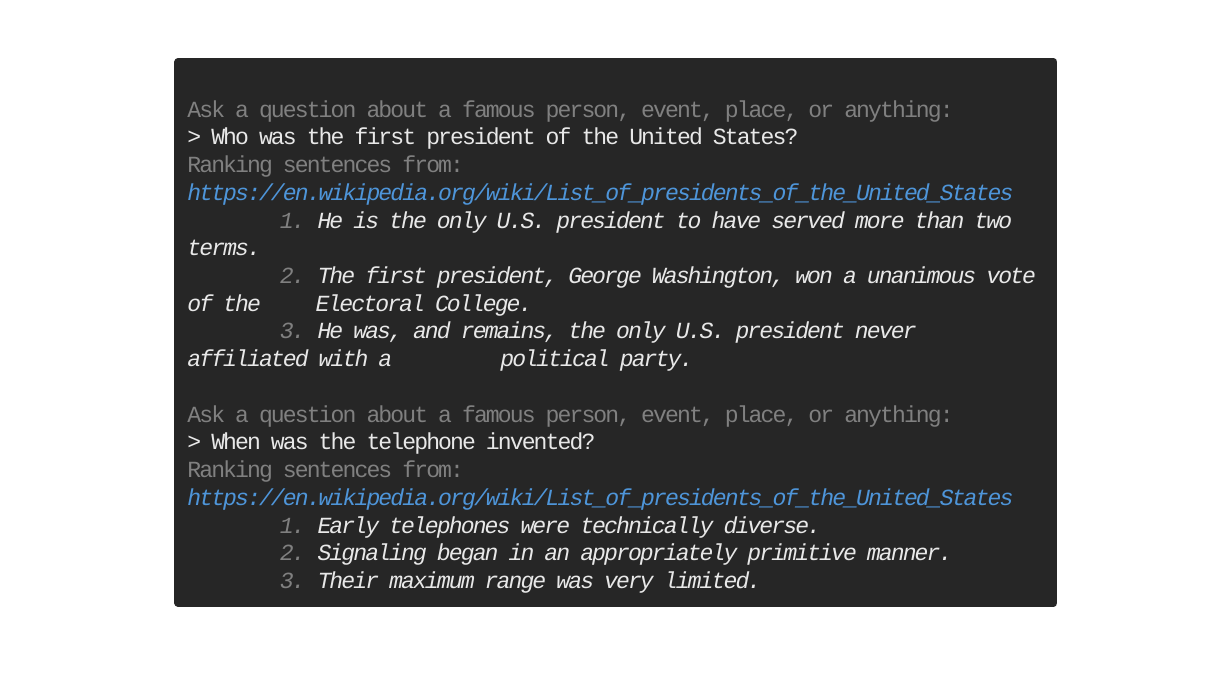
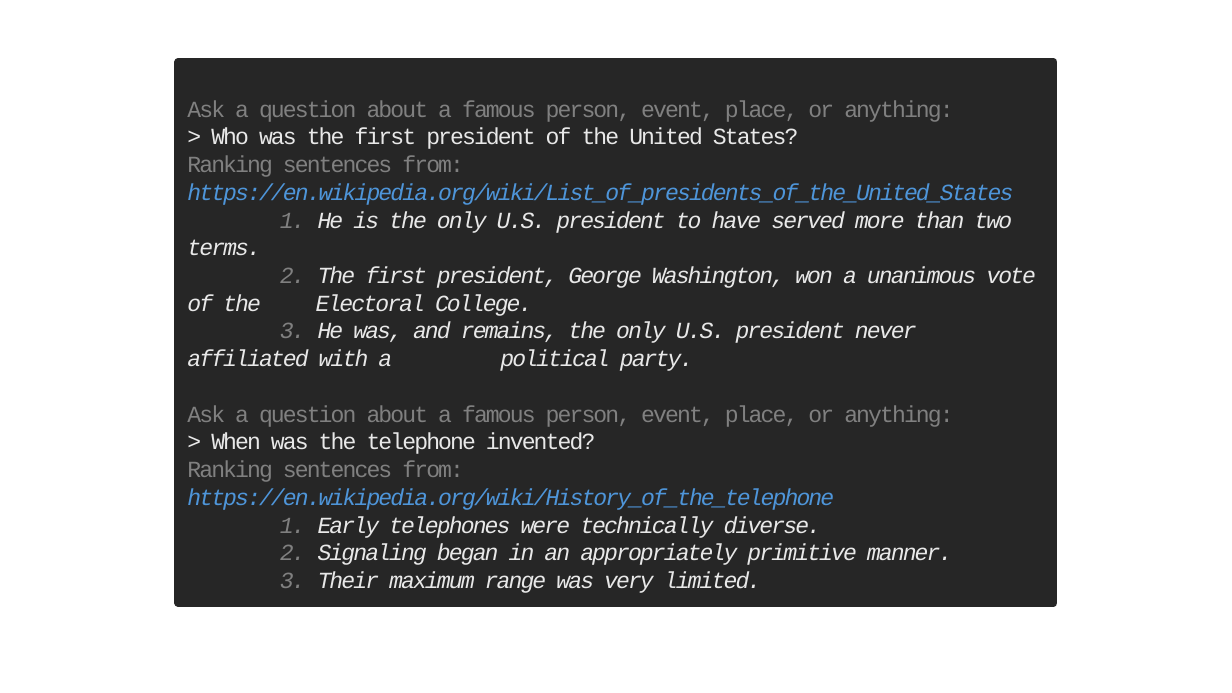
Before and after one commit to Giulio-Giulio/MeaningRepresentations, a slide deck: slide 1 of paper/figures/examples.pptx. Drawn at 1232x693 pixels with LibreOffice and Linux fonts; fonts in the diff are those of the drawing. Boxes give left, top, right and bottom in pixels: in the first picture for what was removed or moved away, otherwise in the second. Text is boxed around its words. In the diff, an @@ line names an element or a change of style, - is before the commit and + after.

```diff
--- a/paper/figures/examples.pptx
+++ b/paper/figures/examples.pptx
@@ text in rectangle at (187, 488, 834, 510): text changed @@
-https://en.wikipedia.org/wiki/List_of_presidents_of_the_United_States
+https://en.wikipedia.org/wiki/History_of_the_telephone
```
Also in this commit, not shown: 1 other file.
